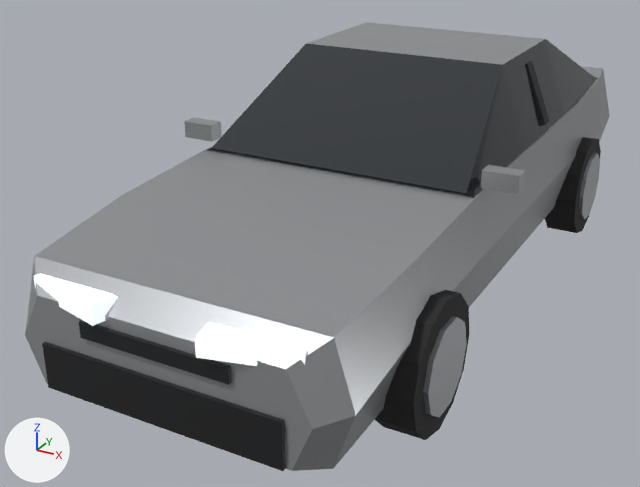
The glTF model public/models/velora-sedan/velora-sedan.glb, before and after one commit.
Before and after are seen from a camera (50 mm lens) standing at (2.22, -5.0, 2.6) and looking at (-0.32, -0.39, 0.3). The lights are fixed; the arrows at lower left show +X, +Y and +Z. The first picture is the older version. Vertices at exactly the same position are counted once.

In view in the first picture: 'velora-sedan'.
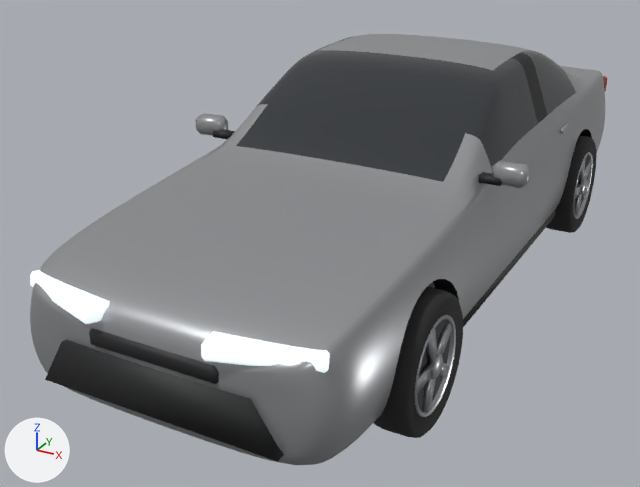
Boxes [x1, y1, x2, y2] around the edits, measured in the pictures (640 x 487 px; the box of a moved part takes in the faces that stretch with it):
'velora-sedan', reshaped
    before: [25, 22, 610, 471]
    after: [30, 34, 607, 465]
part 1 of me_velora_sedan, added
    after: [478, 172, 502, 186]
part 2 of me_velora_sedan, added (mostly hidden)
    after: [463, 209, 556, 327]
part 3 of me_velora_sedan, added
    after: [213, 130, 234, 139]
part 4 of me_velora_sedan, moved or reshaped
    before: [526, 61, 549, 126]
    after: [426, 330, 438, 364]
part 5 of me_velora_sedan, added
    after: [417, 363, 432, 394]
part 6 of me_velora_sedan, added
    after: [575, 183, 582, 198]
part 7 of me_velora_sedan, rebuilt (6% taller)
    before: [25, 66, 610, 471]
    after: [30, 34, 605, 465]
part 8 of me_velora_sedan, rebuilt (6% narrower)
    before: [374, 290, 469, 440]
    after: [374, 287, 463, 438]
part 9 of me_velora_sedan, rebuilt
    before: [545, 137, 601, 233]
    after: [546, 135, 597, 233]
part 10 of me_velora_sedan, rebuilt
    before: [33, 273, 118, 326]
    after: [30, 270, 110, 324]
part 11 of me_velora_sedan, rebuilt (not visible before)
    after: [603, 76, 607, 91]
part 12 of me_velora_sedan, rebuilt
    before: [195, 322, 307, 366]
    after: [201, 331, 330, 373]
part 13 of me_velora_sedan, rebuilt
    before: [42, 342, 285, 471]
    after: [45, 339, 284, 462]
part 14 of me_velora_sedan, rebuilt
    before: [79, 320, 232, 385]
    after: [89, 328, 219, 384]
part 15 of me_velora_sedan, deleted
    before: [481, 165, 526, 195]
part 16 of me_velora_sedan, deleted
    before: [184, 117, 222, 142]
part 17 of me_velora_sedan, cut back
    before: [212, 22, 600, 418]
    after: [195, 113, 591, 411]

What the commit changed:
me_velora_sedan is used by ob_velora_sedan; location (0.0, 0.0, 0.0).
me_velora_sedan had 328 vertices, 568 faces and spanned x -1.05..1.05, y -2.51..2.51, z 0.0..1.48.
me_velora_sedan now has 7220 vertices, 13716 faces and spans x -1.06..1.06, y -2.52..2.52, z 0.0..1.47.
me_velora_sedan part 1: a new loose piece, a box spanning x 0.8..0.92, y -0.67..-0.61, z 1.0..1.04, in mat_trim (black #1b1c1e).
me_velora_sedan part 2: a new loose piece, a box spanning x 0.794..0.844, y -1.12..0.98, z 0.23..0.31, in mat_trim (black #1b1c1e).
me_velora_sedan part 3: a new loose piece, a box spanning x -0.92..-0.8, y -0.67..-0.61, z 1.0..1.04, in mat_trim (black #1b1c1e).
me_velora_sedan part 4: the loose piece of 8 vertices spanning x 0.66..0.84, y 0.44..0.54, z 1.03..1.41 is multiplied about its middle by the matrix ((0.428, 0.0, 0.173), (0.053, 0.439, -0.132), (-0.165, 0.143, 0.407)), then moved by (0.17, -2.05, -0.74), in mat_rim (grey #a9acb0).
me_velora_sedan part 5: a new loose piece, a box spanning x 0.908..0.938, y -1.74..-1.56, z 0.33..0.39, in mat_rim (grey #a9acb0).
me_velora_sedan part 6: a new loose piece, a box spanning x 0.908..0.938, y 1.14..1.32, z 0.33..0.39, in mat_rim (grey #a9acb0).
me_velora_sedan part 7: the loose piece of 48 vertices spanning x -0.9..0.9, y -2.45..2.45, z 0.24..1.03 is rebuilt with 4572 vertices and now spans x -0.9..0.9, y -2.47..2.43, z 0.2..1.47.
me_velora_sedan part 8: the loose piece of 24 vertices spanning x 0.75..0.97, y -1.87..-1.15, z 0.0..0.72 is rebuilt with 440 vertices and now spans x 0.72..0.95, y -1.88..-1.16, z 0.0..0.72.
me_velora_sedan part 9: the loose piece of 24 vertices spanning x 0.75..0.97, y 1.01..1.73, z 0.0..0.72 is rebuilt with 440 vertices and now spans x 0.72..0.95, y 1.0..1.72, z 0.0..0.72.
me_velora_sedan part 10: the loose piece of 8 vertices spanning x -0.72..-0.24, y -2.51..-2.26, z 0.73..0.82 is rebuilt with 24 vertices and now spans x -0.8..-0.2, y -2.52..-2.04, z 0.69..0.81.
me_velora_sedan part 11: the loose piece of 8 vertices spanning x 0.29..0.75, y 2.32..2.51, z 0.81..0.95 is rebuilt with 24 vertices and now spans x 0.3..0.82, y 2.1..2.52, z 0.82..0.95.
me_velora_sedan part 12: the loose piece of 8 vertices spanning x 0.24..0.72, y -2.51..-2.26, z 0.73..0.82 is rebuilt with 24 vertices and now spans x 0.2..0.8, y -2.52..-2.04, z 0.69..0.81.
me_velora_sedan part 13: the loose piece of 8 vertices spanning x -0.65..0.65, y -2.47..-2.41, z 0.28..0.52 is rebuilt with 8 vertices and now spans x -0.64..0.64, y -2.49..-2.29, z 0.34..0.58.
me_velora_sedan part 14: the loose piece of 8 vertices spanning x -0.4..0.4, y -2.47..-2.41, z 0.62..0.7 is rebuilt with 24 vertices and now spans x -0.35..0.35, y -2.48..-2.28, z 0.59..0.69.
me_velora_sedan part 15: the loose piece of 8 vertices spanning x 0.85..1.05, y -0.78..-0.68, z 1.01..1.11 is deleted.
me_velora_sedan part 16: the loose piece of 8 vertices spanning x -1.05..-0.85, y -0.78..-0.68, z 1.01..1.11 is deleted.
me_velora_sedan part 17: 96 vertices removed from x -1.0..1.0, y -1.76..1.94, z 0.12..1.48; 664 vertices added at x -1.06..1.06, y -1.75..1.59, z 0.13..1.12.
Other edits to the shape of me_velora_sedan do not show in these pictures.
